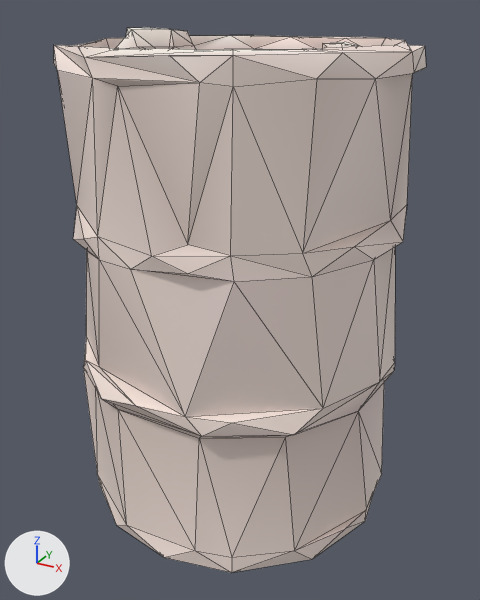
Renders of the glTF model public/models/prop_barrel.glb from each side of a commit.
Rendered twice from a camera (50 mm lens) standing at (0.594, -1.076, 0.952) and looking at (0.01, -0.014, 0.421). Lighting does not change. The marker at lower left points along +X, +Y and +Z. The picture after the commit comes second. Mesh edges are drawn as thin lines. Where no turn or scale is listed for an object, it has been applied to the vertices.
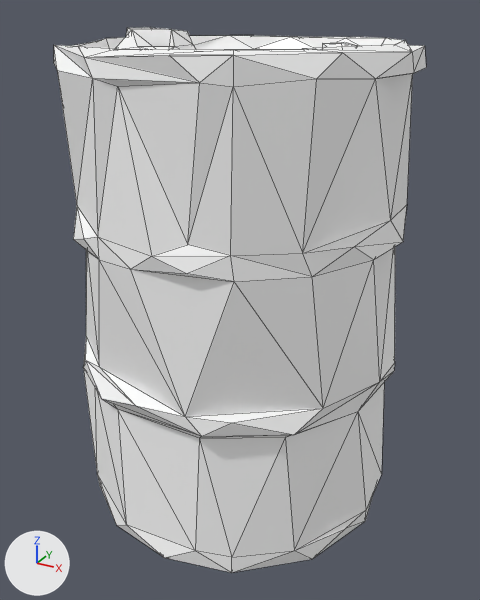
Edits to the bpy script that builds the scene:
```text
Change mat_material_0:
    where n0 = _N.new('ShaderNodeBsdfPrincipled'); n0.name = 'Principled BSDF'
    add n0.inputs[0].default_value = (1.0, 1.0, 1.0, 1.0)  # 'Base Color', white #ffffff
    remove n2 = _N.new('ShaderNodeVertexColor'); n2.name = 'Color Attribute'
    remove _L.new(n2.outputs[0], n0.inputs[0])  # 'Color' to 'Base Color'
```

Pixel boxes (x1, y1, x2, y2) of what changed, in the pictures (480 x 600 px):
'Mesh_0', recoloured: (54, 27, 426, 573) in both
